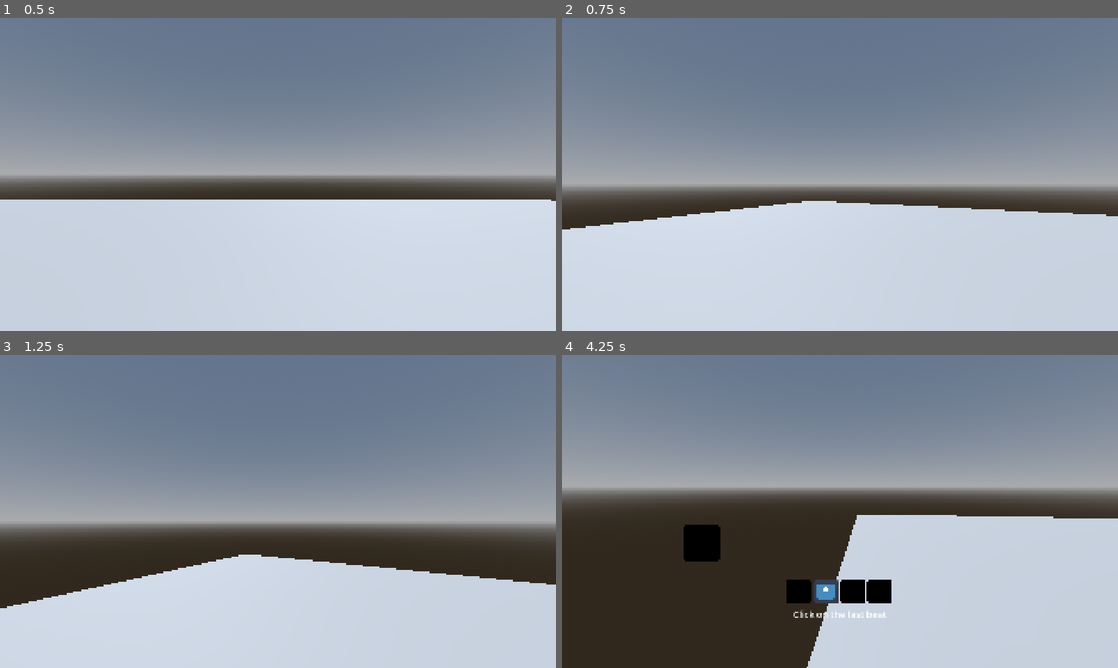
Above: before the commit, frames 1-4 (two rows, left to right).
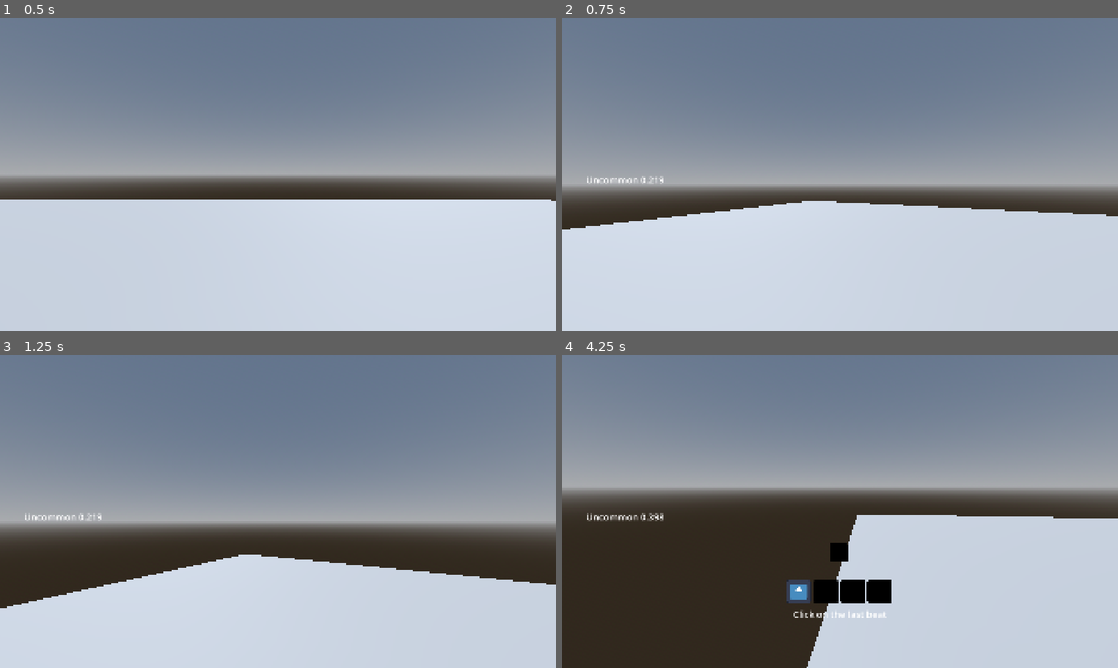
Above: after the commit, the same moments.

Repository: BreezyBunnyDev/Fishing-Game
Game: Godot game, scene res://Scenes/game.tscn
Same seed, same stepped clock (60 frames per second), same inputs: the game is played once before the commit and once after it. The engine's default icon, where the game draws it, is replaced by a stand-in: a white triangle on a blue panel in a dark square.
Inputs (mouse positions are in pixels of both pictures, inside the frame that each line leads up to):
- Up to frame 1 (0.5 s): no input
- Up to frame 2 (0.75 s): tap Enter at 0.5 s; move the mouse to (867, 174) at 0.52 s; press the mouse at (867, 174) at 0.53 s; hold W (Forward) from 0.53 s (still down)
- Up to frame 3 (1.25 s): keep holding W (Forward); tap Space (Jump) at 0.77 s
- Up to frame 4 (4.25 s): keep holding W (Forward); move the mouse to (812, 511) at 1.27 s; release the mouse at (812, 511) at 1.28 s; click (812, 511) at 1.35 s; tap Space (Jump) at 1.52, 3.02, 3.77 s; move the mouse to (851, 505) at 2.02 s; press the mouse at (851, 505) at 2.03 s; tap Alt at 2.1 s; move the mouse to (834, 517) at 2.77 s; release the mouse at (834, 517) at 2.78 s; tap Shift at 2.85 s; click (834, 517) at 3.05 s; move the mouse to (878, 514) at 3.52 s; press the mouse at (878, 514) at 3.53 s

Frame 1 is identical in both runs. In frame 2, 0.1% of the frame differs, in the area x 4-19%, y 50-53%; in frame 3, 0.1%; in frame 4, 1.8%, in the area x 4-52%, y 50-80%.

Commit message:
ui

Diff:
--- a/Scenes/game.tscn
+++ b/Scenes/game.tscn
@@ -32,3 +32,12 @@
 
 [node name="Player" parent="." unique_id=1561935719 instance=ExtResource("1_ebmjs")]
 transform = Transform3D(1, 0, 0, 0, 1, 0, 0, 0, 1, 0.6309817, 1.3098444, -0.62631404)
+
+[node name="CanvasLayer" type="CanvasLayer" parent="." unique_id=1925693307]
+
+[node name="Label" type="Label" parent="CanvasLayer" unique_id=127632650]
+offset_left = 83.0
+offset_top = 536.0
+offset_right = 363.0
+offset_bottom = 650.0
+theme_override_font_sizes/font_size = 32
--- a/Scenes/skill_check.tscn
+++ b/Scenes/skill_check.tscn
@@ -56,10 +56,11 @@
 
 [node name="TextureRect" type="TextureRect" parent="." unique_id=1919203482]
 modulate = Color(0, 0, 0, 1)
-offset_left = 418.0
-offset_top = 585.0
-offset_right = 546.0
-offset_bottom = 713.0
+offset_left = 923.0
+offset_top = 651.0
+offset_right = 1051.0
+offset_bottom = 779.0
+scale = Vector2(0.5, 0.5)
 texture = ExtResource("2_7hk2e")
 
 [connection signal="timeout" from="QuarterNote" to="." method="_on_timer_timeout"]
--- a/Scripts/game.gd
+++ b/Scripts/game.gd
@@ -1,6 +1,7 @@
 extends Node3D
 
 const SKILL_CHECK = preload("uid://ctdi3a5pktbwx")
+@onready var label: Label = $CanvasLayer/Label
 
 # Called when the node enters the scene tree for the first time.
 func _ready() -> void:
@@ -20,8 +21,7 @@
 				fish = rarity
 				break
 
-		print(fish)
-		print(1-percent)
+		label.text = str(fish) + " " + str(1-percent)
 
 		if fish == "Common":
 			var skill_check = SKILL_CHECK.instantiate()
--- a/Scripts/skill_check.gd
+++ b/Scripts/skill_check.gd
@@ -6,7 +6,7 @@
 @onready var texture_rect: TextureRect = $TextureRect
 
 var note = 0
-var tempo = 120
+var tempo = 100
 var can_hit = false
 var finished = false
 var grace_length
--- a/Scripts/ui.gd
+++ /dev/null
@@ -1 +0,0 @@
-extends CanvasLayer
Not shown, removed: Scripts/ui.gd.uid
